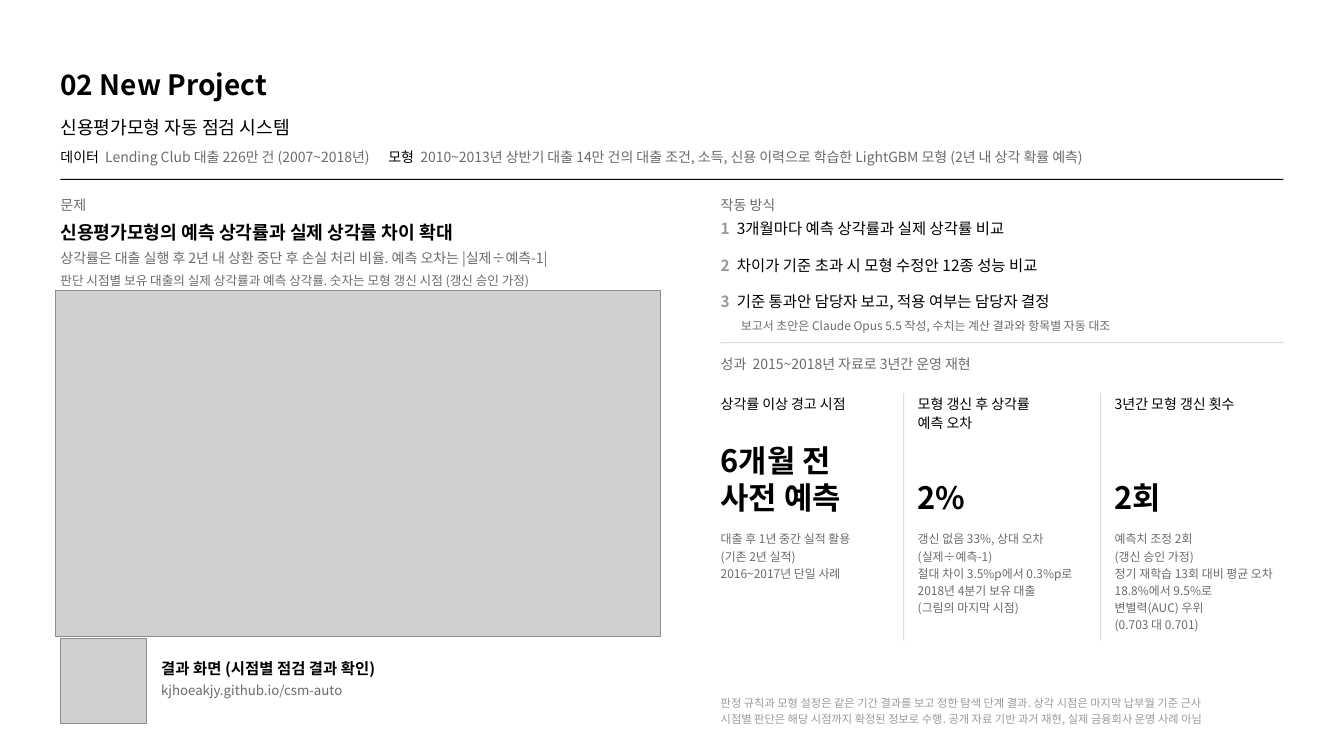
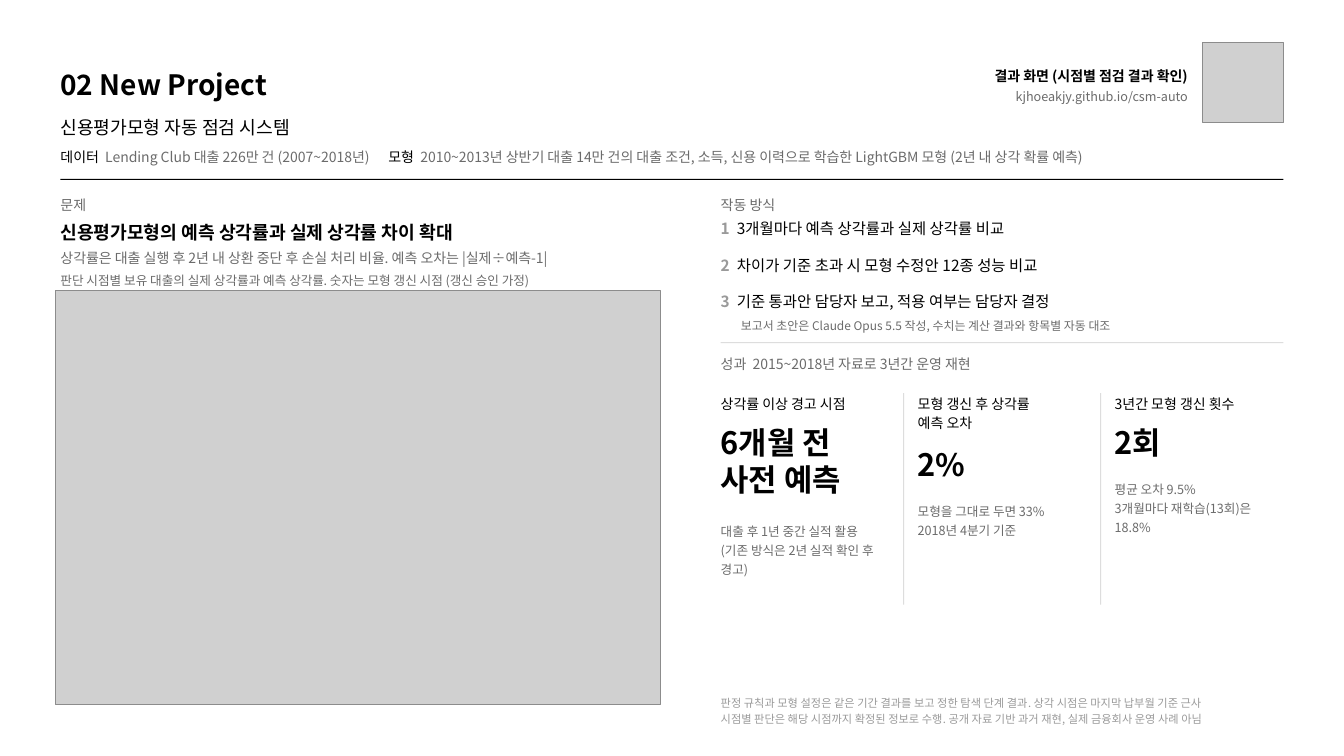
Before and after one commit to kjhoeakjy/csm-auto, a slide deck: slide 2 of ppt/역량PT_김연주.pptx. Drawn at 1344x756 pixels with LibreOffice and Linux fonts; fonts in the diff are those of the drawing; grey boxes stand for pictures. Boxes give left, top, right and bottom in pixels: in the first picture for what was removed or moved away, otherwise in the second. Text is boxed around its words. In the diff, an @@ line names an element or a change of style, - is before the commit and + after.

```diff
--- a/ppt/역량PT_김연주.pptx
+++ b/ppt/역량PT_김연주.pptx
@@ picture: place and size @@
-picture at (60, 638, 146, 724)
+picture at (1203, 42, 1284, 123)
@@ text "결과 화면 (시점별 점검 결과 ...": place and size @@
-text "결과 화면 (시점별 점검 결과 ..." at (161, 661, 375, 699)
+text "결과 화면 (시점별 점검 결과 ..." at (995, 69, 1188, 104)
@@ text "결과 화면 (시점별 점검 결과 ..." at (995, 69, 1188, 104): size 11 to 10 pt in "결과 화면 (시점별 점검 결과 확인)"; size 9.5 to 9 pt in "kjhoeakjy.github.io/csm-auto"; alignment left to right @@
@@ picture: place and size @@
-picture at (55, 290, 660, 637)
+picture at (55, 290, 660, 705)
@@ rectangle: place and size @@
-rectangle at (903, 393, 904, 640)
+rectangle at (903, 393, 904, 605)
@@ rectangle: place and size @@
-rectangle at (1100, 393, 1101, 640)
+rectangle at (1100, 393, 1101, 605)
@@ text "6개월 전": place and size @@
-text "6개월 전" at (721, 446, 841, 512)
+text "6개월 전" at (721, 428, 841, 494)
@@ text "2%": place and size @@
-text "2%" at (918, 485, 966, 510)
+text "2%" at (918, 452, 966, 477)
@@ vertical alignment bottom to top in 3 elements at (721, 428, 841, 494), (918, 452, 966, 477), (1115, 428, 1161, 457) @@
@@ text "2회": place and size @@
-text "2회" at (1115, 483, 1161, 512)
+text "2회" at (1115, 428, 1161, 457)
@@ text at (918, 505, 1045, 536): text changed; size 8.5 to 9 pt @@
-갱신 없음 33%, 상대 오차
-(실제÷예측-1)
-절대 차이 3.5%p에서 0.3%p로
-2018년 4분기 보유 대출
-(그림의 마지막 시점)
+모형을 그대로 두면 33%
+2018년 4분기 기준
@@ text at (1115, 483, 1251, 532): text changed; size 8.5 to 9 pt @@
-예측치 조정 2회
-(갱신 승인 가정)
-정기 재학습 13회 대비 평균 오차
-18.8%에서 9.5%로
-변별력(AUC) 우위
-(0.703 대 0.701)
+평균 오차 9.5%
+3개월마다 재학습(13회)은 18.8%
@@ text at (721, 525, 858, 537): size 8.5 to 9 pt in "대출 후 1년 중간 실적 활용"; line spacing 1.2 to 1.25 @@
@@ text "대출 후 1년 중간 실적 ...": place and size @@
-text "대출 후 1년 중간 실적 ..." at (721, 533, 850, 579)
+text "대출 후 1년 중간 실적 ..." at (721, 525, 874, 576)
@@ text at (721, 544, 874, 576): text changed; size 8.5 to 9 pt @@
-(기존 2년 실적)
-2016~2017년 단일 사례
+(기존 방식은 2년 실적 확인 후 경고)
```
Also in this commit, not shown: 8 other files.
